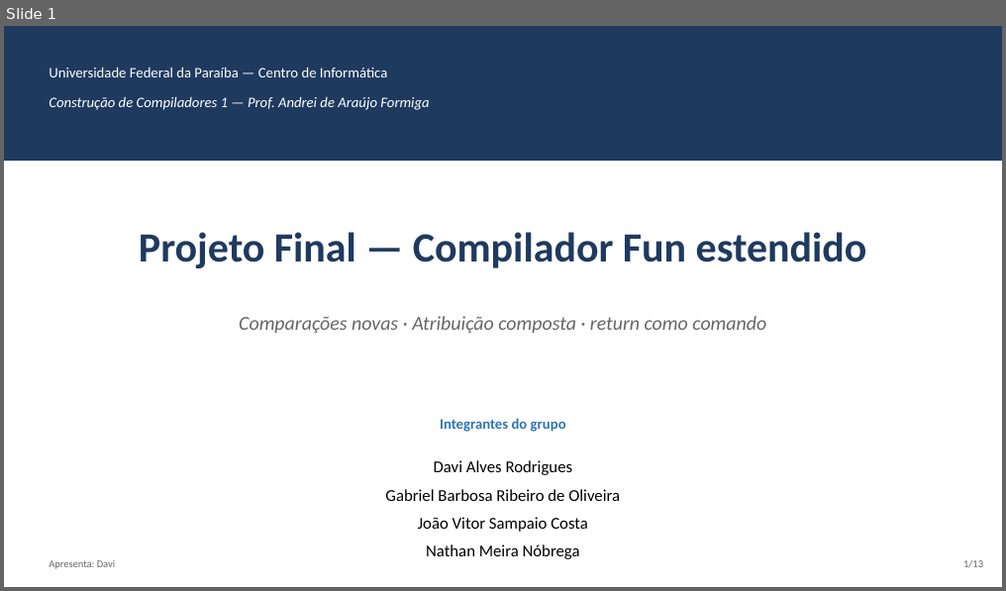
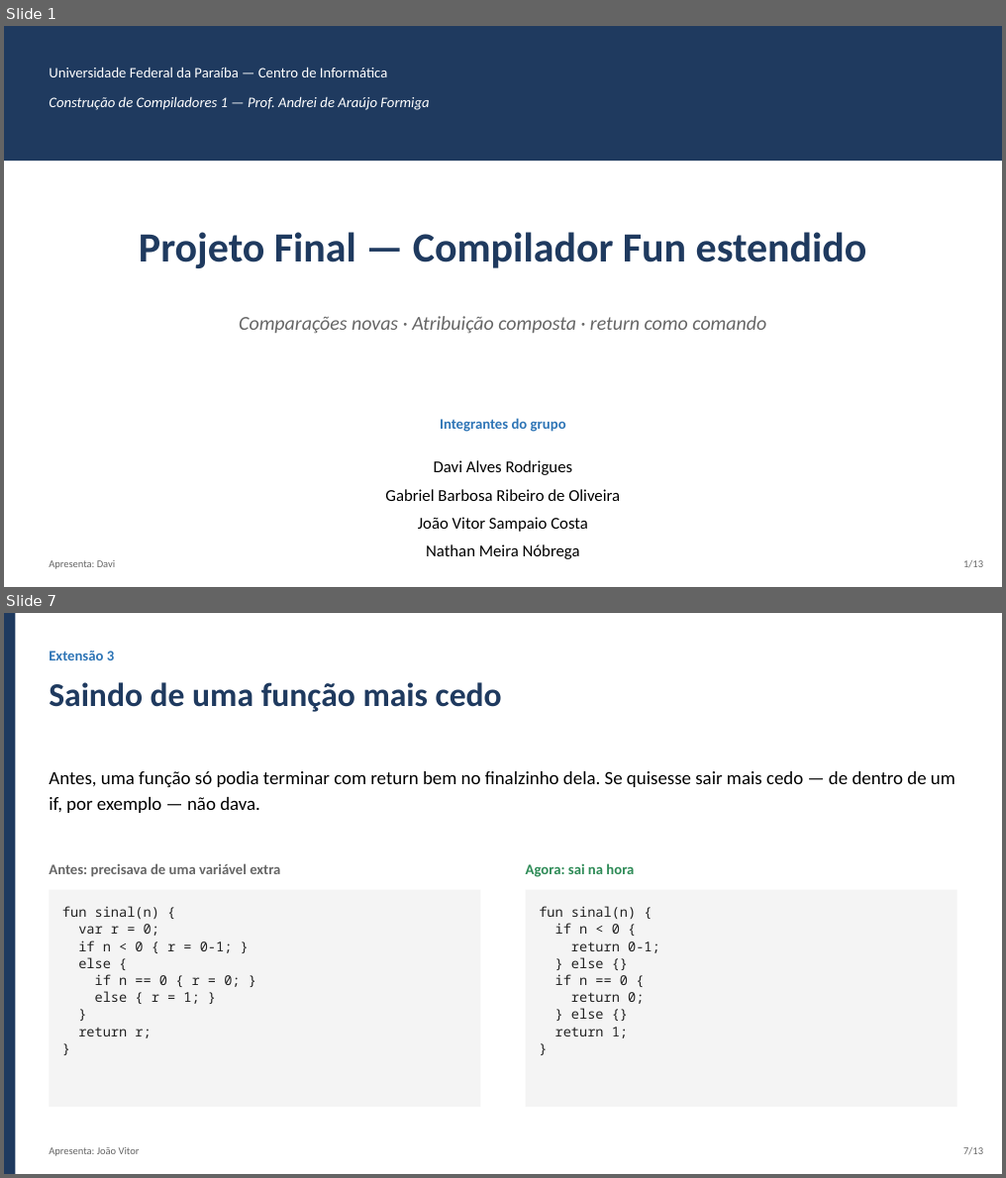
Before and after one commit to gabrielbribeiroo/CompilerConstruction_UFPB, a slide deck: apresentacao-projeto-final/apresentacao.pptx. Shown one above the other, each under a label of ours: slide 1 before the commit, slides 1 and 7 after it; the slides between them are not shown. The pictures are 1006x591 and 1006x1178 pixels, drawn with LibreOffice and Linux fonts; fonts in the diff are those of the drawing. Boxes give left, top, right and bottom in pixels: in the first picture for what was removed or moved away, otherwise in the second. Text is boxed around its words. In the diff, an @@ line names an element or a change of style, - is before the commit and + after.

Commit message:
docs(projeto-final): deixa o roteiro mais humano e focado nas extensoes
Reescreve as falas do roteiro num tom de conversa, sem jargao tecnico
sem explicacao, e ajusta os slides pra combinar (menos codigo/BNF,
mais exemplos do tipo "antes e depois" mostrando o que cada extensao
muda na pratica).

```diff
--- a/apresentacao-projeto-final/apresentacao.pptx
+++ b/apresentacao-projeto-final/apresentacao.pptx
@@ slide 7 added at box(4, 613, 1002, 1174), background #FFFFFF @@
@@ rectangle added at box(4, 613, 15, 1174), fill #1F3A5F @@
@@ text added at box(49, 651, 114, 661), 14 pt, text #2E75B6, bold @@
+Extensão 3
@@ text added at box(49, 682, 502, 712), 32 pt, text #1F3A5F, bold @@
+Saindo de uma função mais cedo
@@ text added at box(49, 771, 955, 813), 18 pt, text #000000 @@
+Antes, uma função só podia terminar com return bem no finalzinho dela. Se quisesse sair mais cedo — de dentro de um if, por exemplo — não dava.
@@ text added at box(49, 863, 280, 877), 14 pt, text #666666, bold @@
+Antes: precisava de uma variável extra
@@ text added at box(526, 863, 634, 877), 14 pt, text #2E8B57, bold @@
+Agora: sai na hora
@@ rectangle added at box(49, 890, 481, 1107), fill #F4F4F4 @@
@@ text added at box(62, 906, 240, 1039), 13 pt, text #222222 @@
+fun sinal(n) {
+var r = 0;
+if n < 0 { r = 0-1; }
+else {
+if n == 0 { r = 0; }
+else { r = 1; }
+}
+return r;
+}
@@ rectangle added at box(526, 890, 957, 1107), fill #F4F4F4 @@
@@ text added at box(539, 906, 660, 1039), 13 pt, text #222222 @@
+fun sinal(n) {
+if n < 0 {
+return 0-1;
+} else {}
+if n == 0 {
+return 0;
+} else {}
+return 1;
+}
@@ text added at box(49, 1148, 140, 1157), 10 pt, text #666666 @@
+Apresenta: João Vitor
@@ text added at box(963, 1148, 983, 1156), 10 pt, text #666666 @@
+7/13
```
Also in this commit, not shown: 6 slides changed, 4 other slides added, 5 slides removed, 2 other files.
